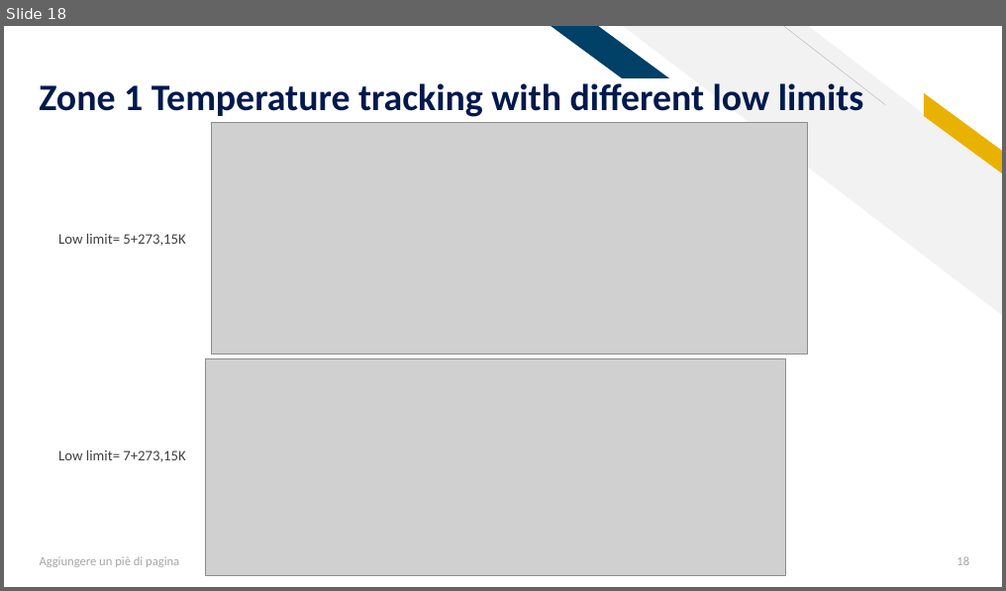
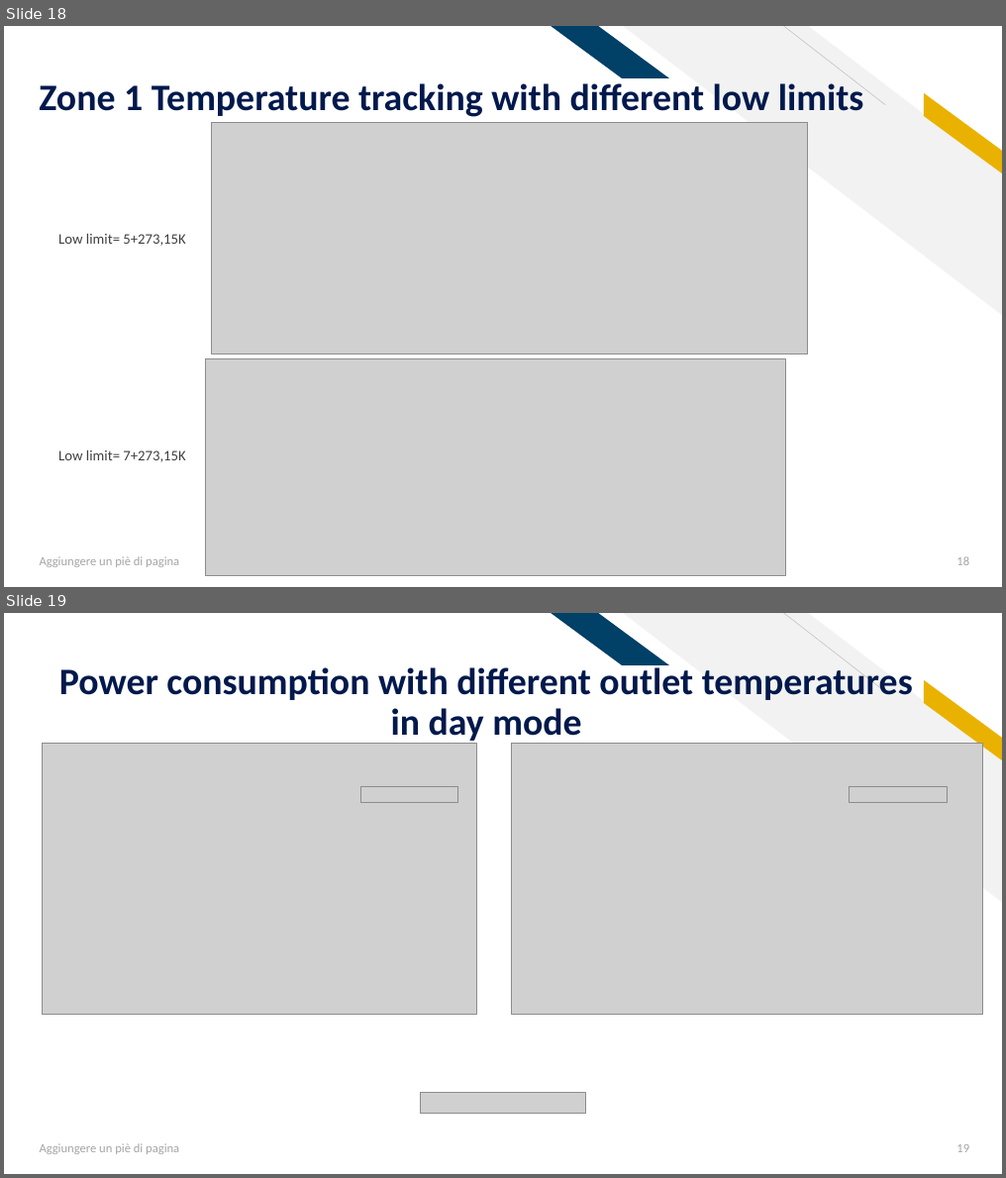
Before and after one commit to AleFire99/AES-git-repo, a slide deck: Aes_Project_2021_2022.pptx. Shown one above the other, each under a label of ours: slide 18 before the commit, slides 18 and 19 after it. The pictures are 1006x591 and 1006x1178 pixels, drawn with LibreOffice and Linux fonts; fonts in the diff are those of the drawing; grey boxes stand for pictures. Boxes give left, top, right and bottom in pixels: in the first picture for what was removed or moved away, otherwise in the second. Text is boxed around its words. In the diff, an @@ line names an element or a change of style, - is before the commit and + after.

```diff
--- a/Aes_Project_2021_2022.pptx
+++ b/Aes_Project_2021_2022.pptx
@@ slide 19 added at [4, 613, 1002, 1174], background #FFFFFF; not listed: 4 template elements that a slide beside it also shows @@
@@ title added at [59, 663, 913, 745], 36 pt, text #00194C, bold @@
+Power consumption with different outlet temperatures in day mode
@@ picture added at [43, 744, 476, 1014] @@
@@ picture added at [512, 744, 983, 1014] @@
@@ picture added at [361, 786, 458, 802] @@
@@ picture added at [849, 786, 946, 802] @@
@@ picture added at [421, 1093, 586, 1114] @@
@@ text added at [40, 1144, 179, 1155], 12 pt, text #A5A5A5 @@
+Aggiungere un piè di pagina
@@ page number added at [956, 1145, 969, 1153], 12 pt, text #A5A5A5 @@
+19
```
Also in this commit, not shown: 1 slide changed, 4 other slides added.
